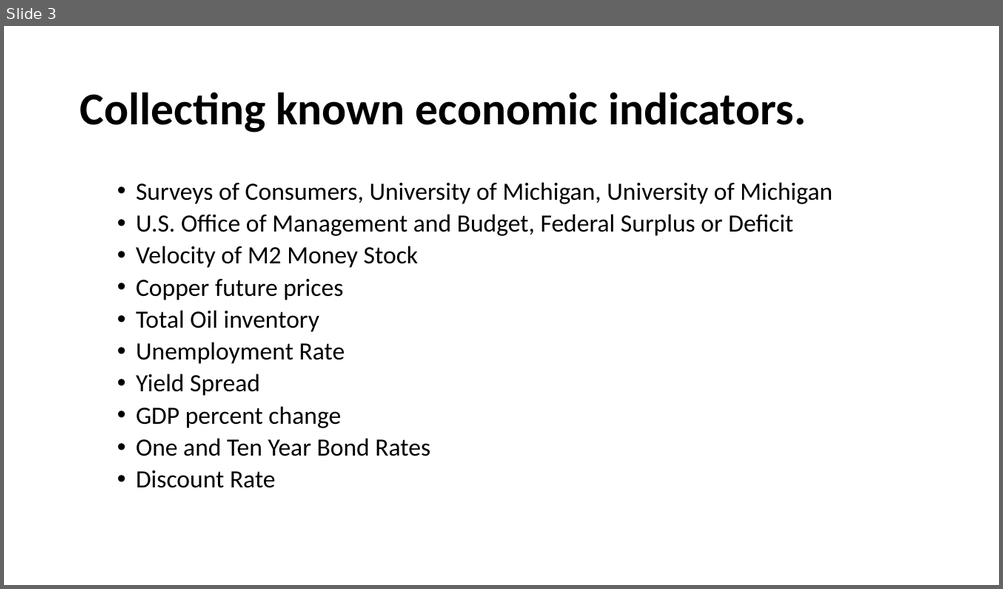
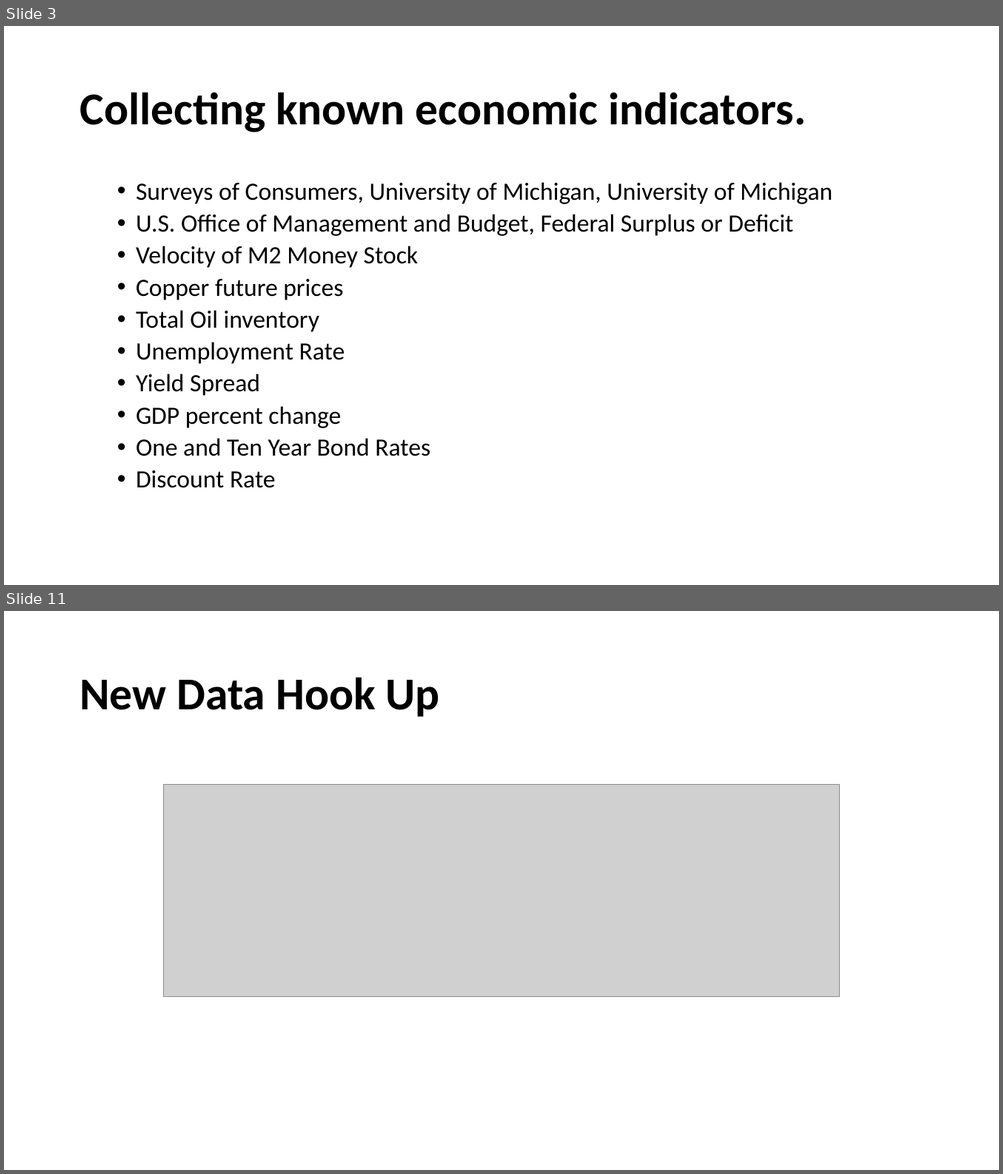
Before and after one commit to beaubatchelor/Project-3, a slide deck: Recession and Expansion.pptx. Shown one above the other, each under a label of ours: slide 3 before the commit, slides 3 and 11 after it; the slides between them are not shown. The pictures are 1003x589 and 1003x1174 pixels, drawn with LibreOffice and Linux fonts; fonts in the diff are those of the drawing; grey boxes stand for pictures; background and template pictures are left out. Boxes give left, top, right and bottom in pixels: in the first picture for what was removed or moved away, otherwise in the second. Text is boxed around its words. In the diff, an @@ line names an element or a change of style, - is before the commit and + after.

```diff
--- a/Recession and Expansion.pptx
+++ b/Recession and Expansion.pptx
@@ slide 11 added at [4,611,999,1170], background picture (left out) @@
@@ title added at [79,677,440,717], 44 pt, text #000000, bold @@
+New Data Hook Up
@@ picture added at [163,785,839,997] @@
```
Also in this commit, not shown: 1 slide changed, 7 other slides added, 2 other files.
